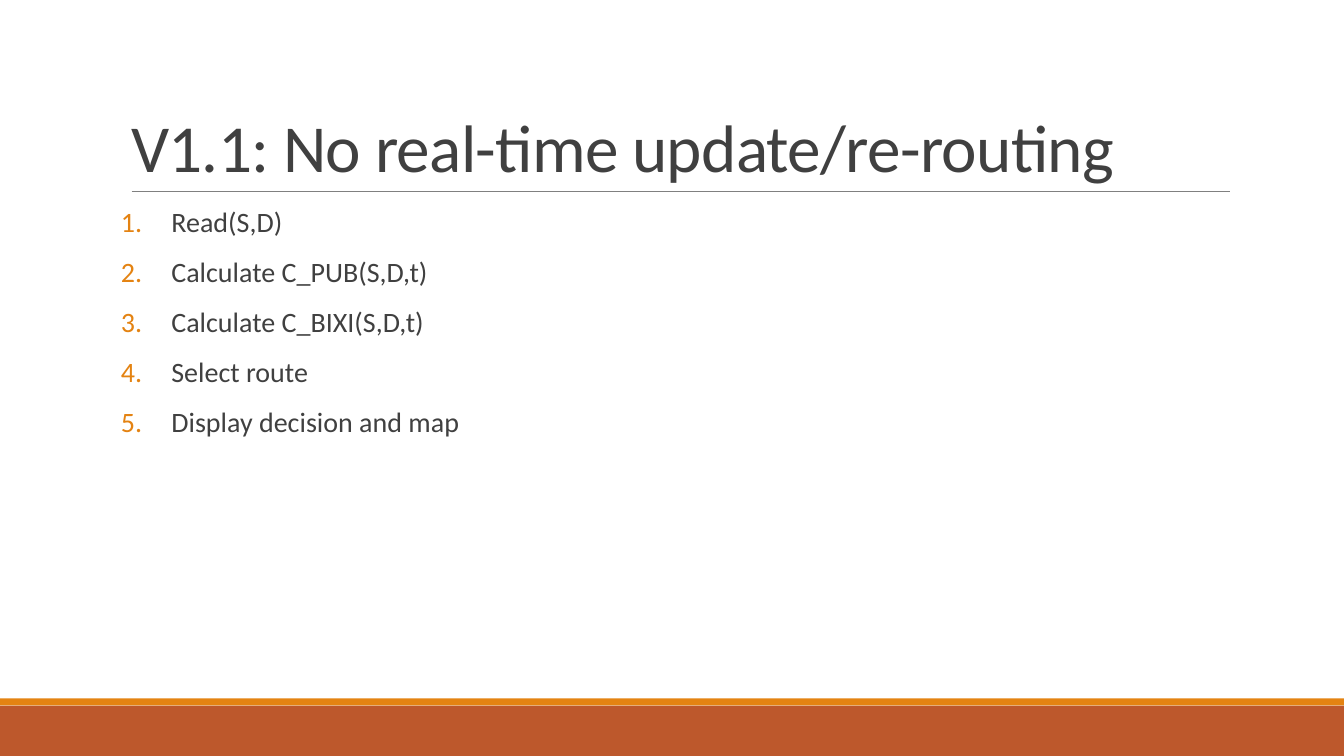
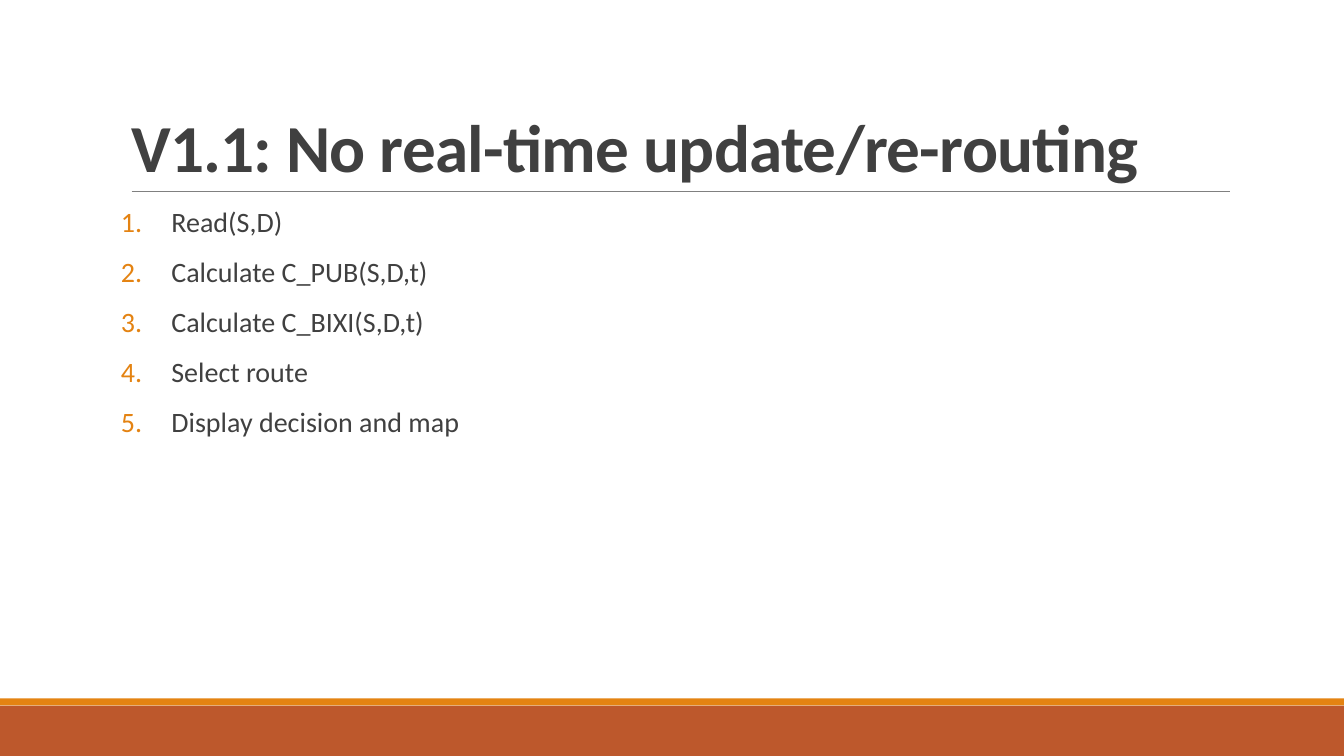
Before and after one commit to nqdao/PHAST, a slide deck: slide 11 of SAVI - Design Camp 2015.pptx (slide 10 before the commit). Drawn at 1344x756 pixels with LibreOffice and Linux fonts; fonts in the diff are those of the drawing. Boxes give left, top, right and bottom in pixels: in the first picture for what was removed or moved away, otherwise in the second. Text is boxed around its words. In the diff, an @@ line names an element or a change of style, - is before the commit and + after.

```diff
--- a/SAVI - Design Camp 2015.pptx
+++ b/SAVI - Design Camp 2015.pptx
@@ title "V1.1: No real-time update/re-routing" at (131,125,1138,184): bold on @@
```
Also in this commit, not shown: 1 slide added, 2 other files.
